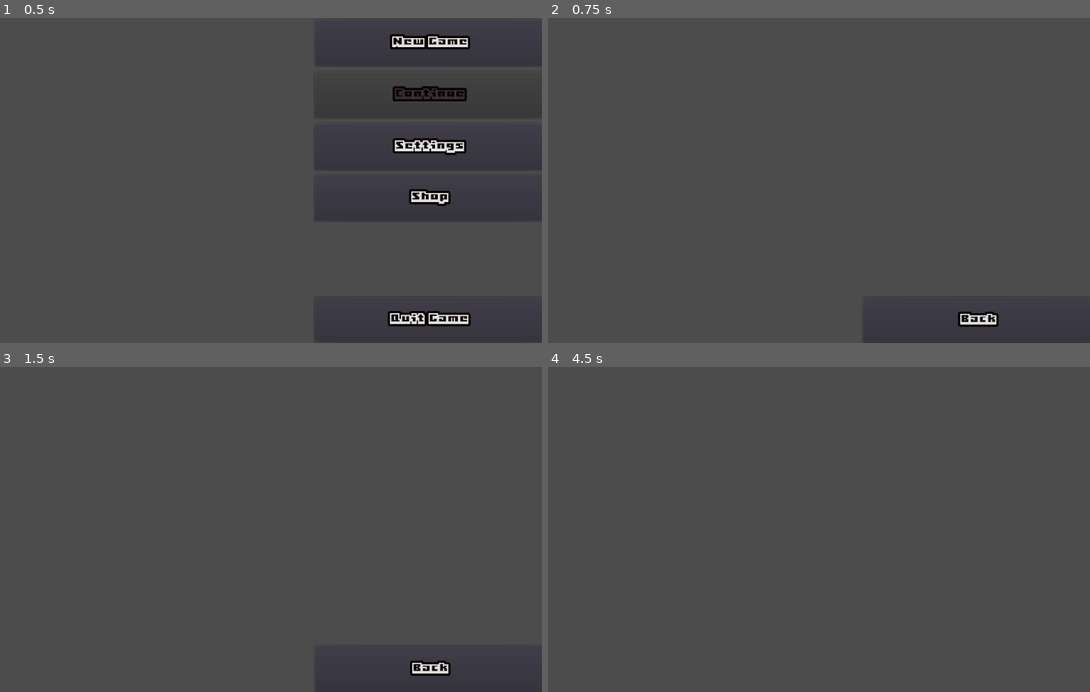
Above: before the commit, frames 1-4 (two rows, left to right).
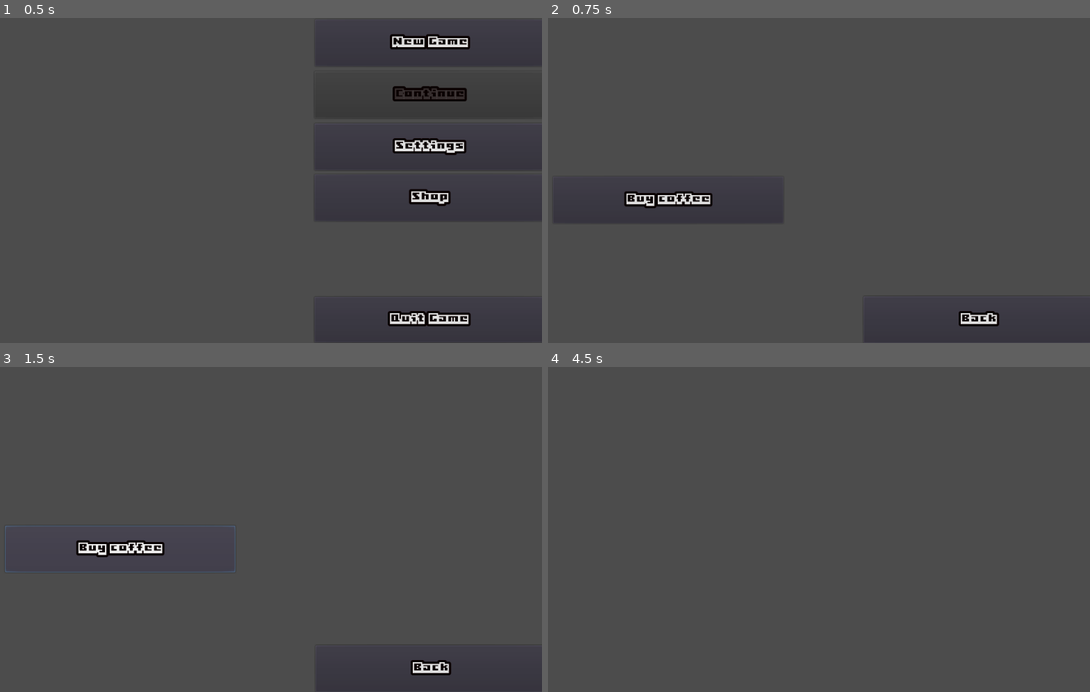
Above: after the commit, the same moments.

Repository: wvffle/finish-the-project
Game: Godot game, scene res://src/scenes/Game.tscn
The game is run twice, just before and just after one commit, with the same random seed, the same clock (stepped at 60 frames per second) and the same inputs.
Inputs (mouse positions are in pixels of both pictures, inside the frame that each line leads up to):
- Up to frame 1 (0.5 s): no input
- Up to frame 2 (0.75 s): click "Shop" at 0.5 s
- Up to frame 3 (1.5 s): click (119, 549) at 1.25 s, where only the run after the commit has a clickable "Buy coffee"
- Up to frame 4 (4.5 s): click (667, 549) at 2 s, where only the run after the commit has a clickable "Buy coffee"; click (667, 549) at 2.75 s, where only the run after the commit has a clickable "Buy coffee"; click "Back" at 3.5 s; click "New Game" at 4.25 s

Frame 1 is identical in both runs. In frame 2, 1.0% of the frame differs, in the area x 3-84%, y 53-96%; in frame 3, 1.0%, in the area x 0-84%, y 48-96%; in frame 4, nothing differs.

Commit message:
feat: add 'buy coffee' button (GPZ-70)

Diff:
--- a/src/scenes/Shop.tscn
+++ b/src/scenes/Shop.tscn
@@ -1,5 +1,6 @@
-[gd_scene load_steps=4 format=2]
+[gd_scene load_steps=5 format=2]
 
+[ext_resource path="res://src/scripts/ui/buttons/coffeeButton.gd" type="Script" id=1]
 [ext_resource path="res://assets/fonts/Boxy-Bold.ttf" type="DynamicFontData" id=2]
 [ext_resource path="res://src/scripts/ui/buttons/backButton.gd" type="Script" id=3]
 
@@ -12,10 +13,10 @@
 [node name="Node2D" type="Node2D"]
 
 [node name="Control" type="Control" parent="."]
-margin_left = 9.0
-margin_top = 7.0
-margin_right = 1031.0
-margin_bottom = 611.0
+margin_left = 10.0
+margin_top = 6.0
+margin_right = 1032.0
+margin_bottom = 610.0
 __meta__ = {
 "_edit_use_anchors_": false
 }
@@ -33,4 +34,19 @@
 "_edit_use_anchors_": false
 }
 
+[node name="coffeeButton" type="Button" parent="Control"]
+margin_left = 25.0
+margin_top = 287.0
+margin_right = 449.0
+margin_bottom = 373.0
+rect_pivot_offset = Vector2( 158, 43 )
+custom_fonts/font = SubResource( 1 )
+text = "Buy coffee"
+script = ExtResource( 1 )
+__meta__ = {
+"_edit_use_anchors_": false
+}
+
 [connection signal="pressed" from="Control/backButton" to="Control/backButton" method="_on_backButton_pressed"]
+[connection signal="pressed" from="Control/coffeeButton" to="Control/backButton" method="_on_coffeeButton_pressed"]
+[connection signal="pressed" from="Control/coffeeButton" to="Control/coffeeButton" method="_on_coffeeButton_pressed"]
--- /dev/null
+++ b/src/scripts/ui/buttons/coffeeButton.gd
@@ -0,0 +1,5 @@
+extends Button
+
+
+func _on_coffeeButton_pressed():
+	pass # Replace with function body.
